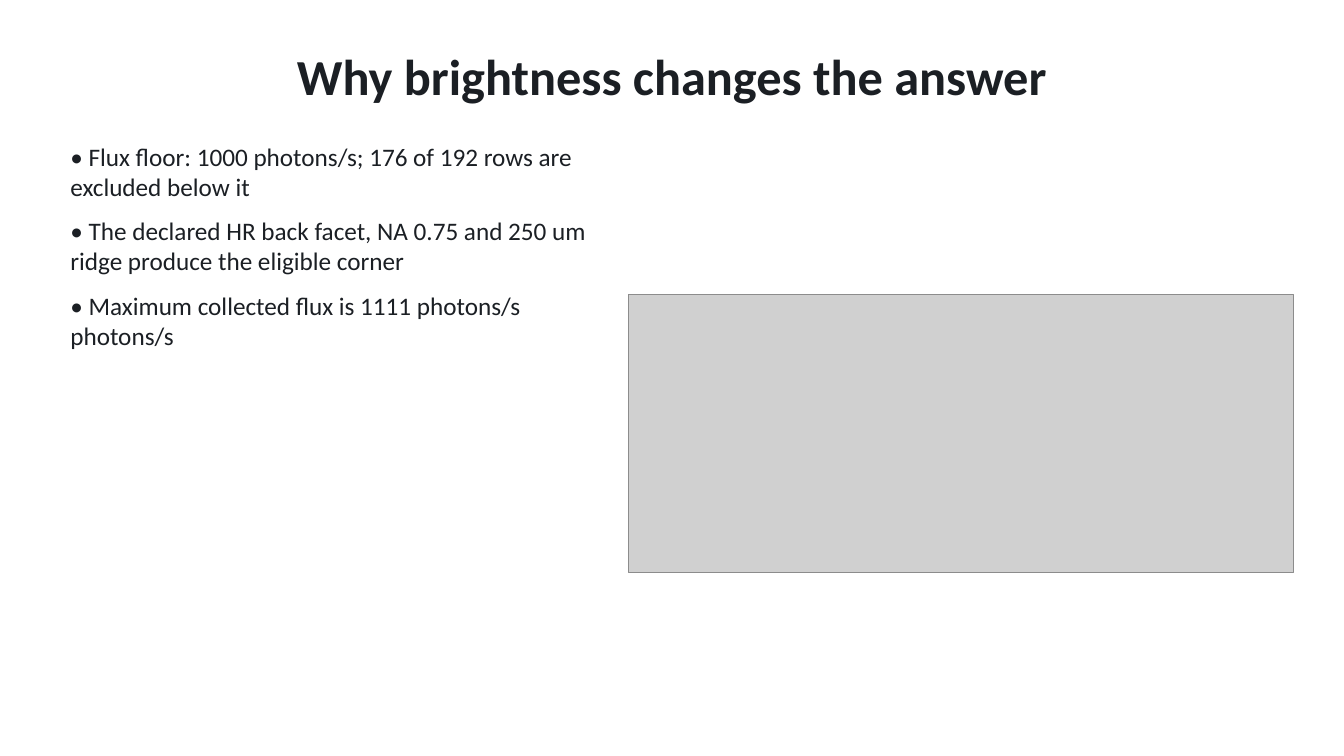
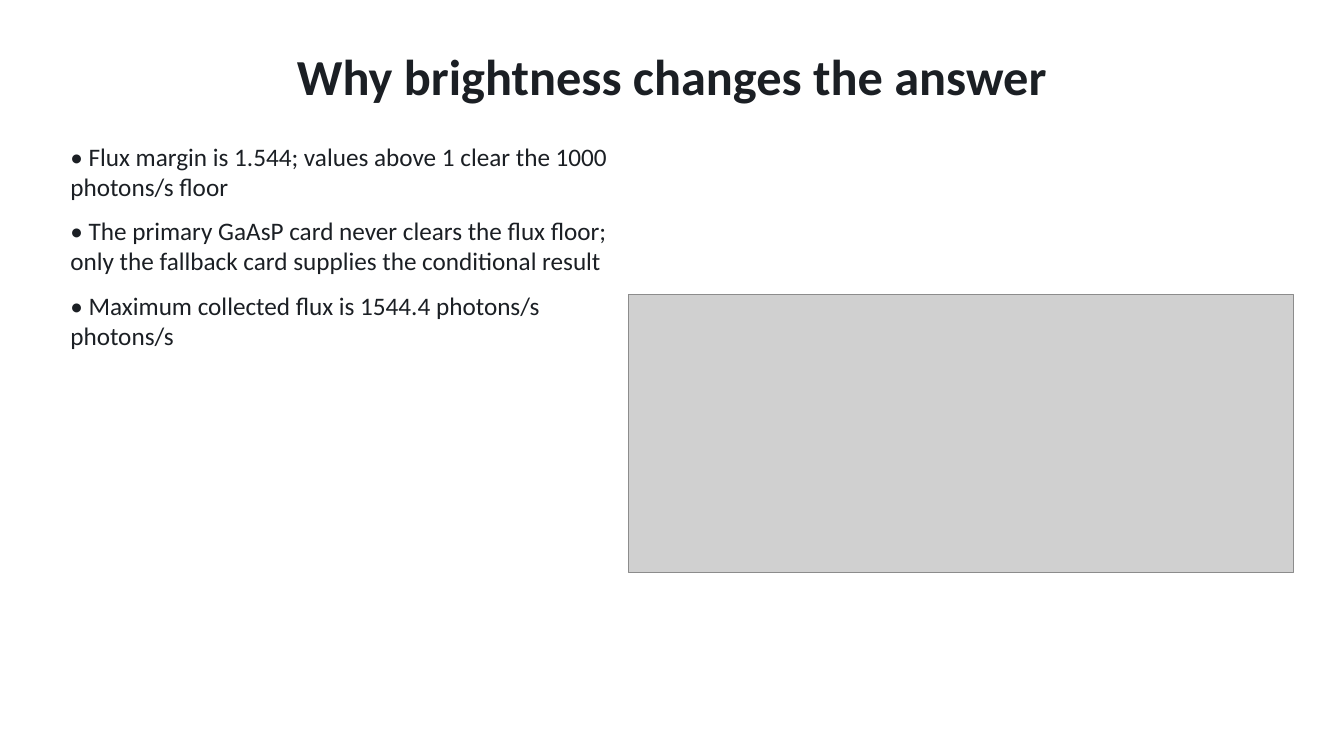
Before and after one commit to Alpharceus/qd-photon-sim, a slide deck: slide 15 of out/presentation/qd_edge_sps.pptx. Drawn at 1344x756 pixels with LibreOffice and Linux fonts; fonts in the diff are those of the drawing; grey boxes stand for pictures. Boxes give left, top, right and bottom in pixels: in the first picture for what was removed or moved away, otherwise in the second. Text is boxed around its words. In the diff, an @@ line names an element or a change of style, - is before the commit and + after.

```diff
--- a/out/presentation/qd_edge_sps.pptx
+++ b/out/presentation/qd_edge_sps.pptx
@@ text at <box>70,148,607,349</box>: text changed @@
-• Flux floor: 1000 photons/s; 176 of 192 rows are excluded below it
-• The declared HR back facet, NA 0.75 and 250 um ridge produce the eligible corner
-• Maximum collected flux is 1111 photons/s photons/s
+• Flux margin is 1.544; values above 1 clear the 1000 photons/s floor
+• The primary GaAsP card never clears the flux floor; only the fallback card supplies the conditional result
+• Maximum collected flux is 1544.4 photons/s photons/s
```
Also in this commit, not shown: 4 other slides changed, 7 other files.
